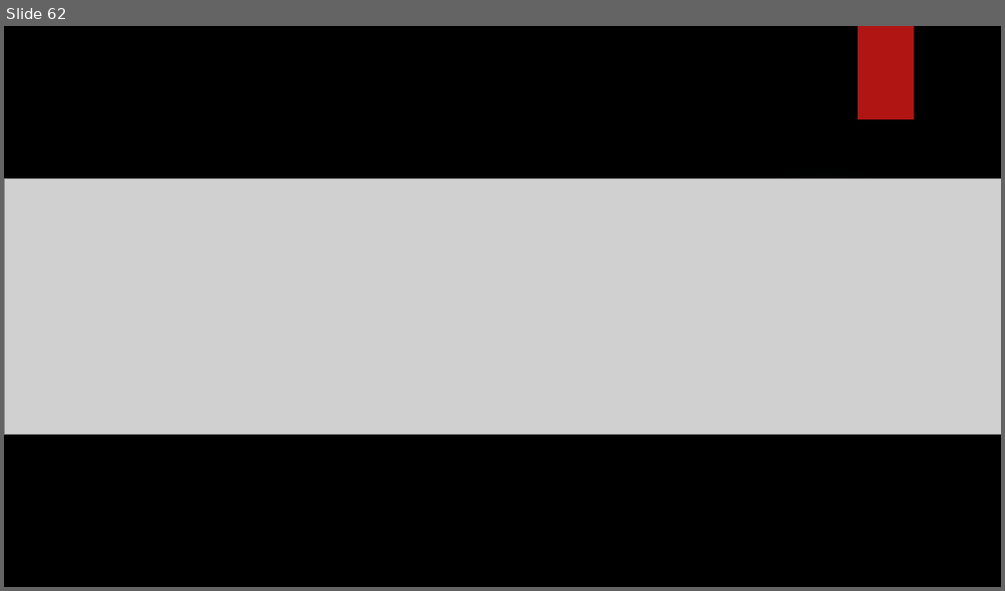
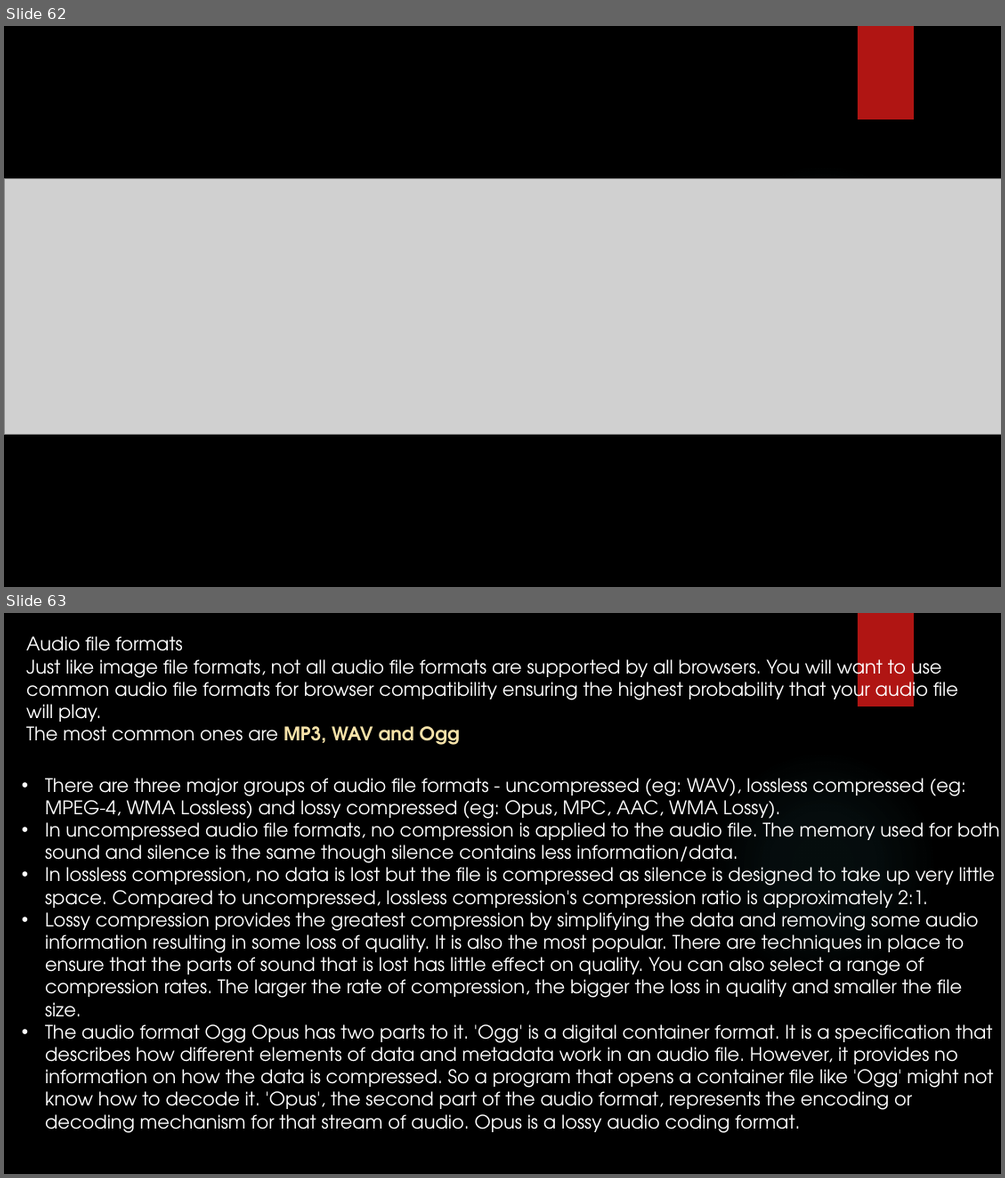
Before and after one commit to yogeshwar1996/HTML5CSS, a slide deck: Fundamentals of HTML and CSS.pptx. Shown one above the other, each under a label of ours: slide 62 before the commit, slides 62 and 63 after it. The pictures are 1005x591 and 1005x1178 pixels, drawn with LibreOffice and Linux fonts; fonts in the diff are those of the drawing; grey boxes stand for pictures; background and template pictures are left out. Boxes give left, top, right and bottom in pixels: in the first picture for what was removed or moved away, otherwise in the second. Text is boxed around its words. In the diff, an @@ line names an element or a change of style, - is before the commit and + after.

```diff
--- a/Fundamentals of HTML and CSS.pptx
+++ b/Fundamentals of HTML and CSS.pptx
@@ slide 63 added at (x1=4, y1=613, x2=1001, y2=1174), background picture (left out); not listed: 2 template elements that a slide beside it also shows @@
@@ text added at (x1=26, y1=636, x2=958, y2=745), 18 pt, text #FFFFFF @@
+Audio file formats
+Just like image file formats, not all audio file formats are supported by all browsers. You will want to use common audio file formats for browser compatibility ensuring the highest probability that your audio file will play.
+The most common ones are MP3, WAV and Ogg
@@ text added at (x1=45, y1=778, x2=1000, y2=1133), 18 pt, text #FFFFFF @@
+• There are three major groups of audio file formats - uncompressed (eg: WAV), lossless compressed (eg: MPEG-4, WMA Lossless) and lossy compressed (eg: Opus, MPC, AAC, WMA Lossy).
+• In uncompressed audio file formats, no compression is applied to the audio file. The memory used for both sound and silence is the same though silence contains less information/data.
+• In lossless compression, no data is lost but the file is compressed as silence is designed to take up very little space. Compared to uncompressed, lossless compression's compression ratio is approximately 2:1.
+• Lossy compression provides the greatest compression by simplifying the data and removing some audio information resulting in some loss of quality. It is also the most popular. There are techniques in place to ensure that the parts of sound that is lost has little effect on quality. You can also select a range of compression rates. The larger the rate of compression, the bigger the loss in quality and smaller the file size.
+• The audio format Ogg Opus has two parts to it. 'Ogg' is a digital container format. It is a specification that describes how different elements of data and metadata work in an audio file. However, it provides no information on how the data is compressed. So a program that opens a container file like 'Ogg' might not know how to decode it. 'Opus', the second part of the audio format, represents the encoding or decoding mechanism for that stream of audio. Opus is a lossy audio coding format.
```
Also in this commit, not shown: 6 other slides added, 1 other file.
